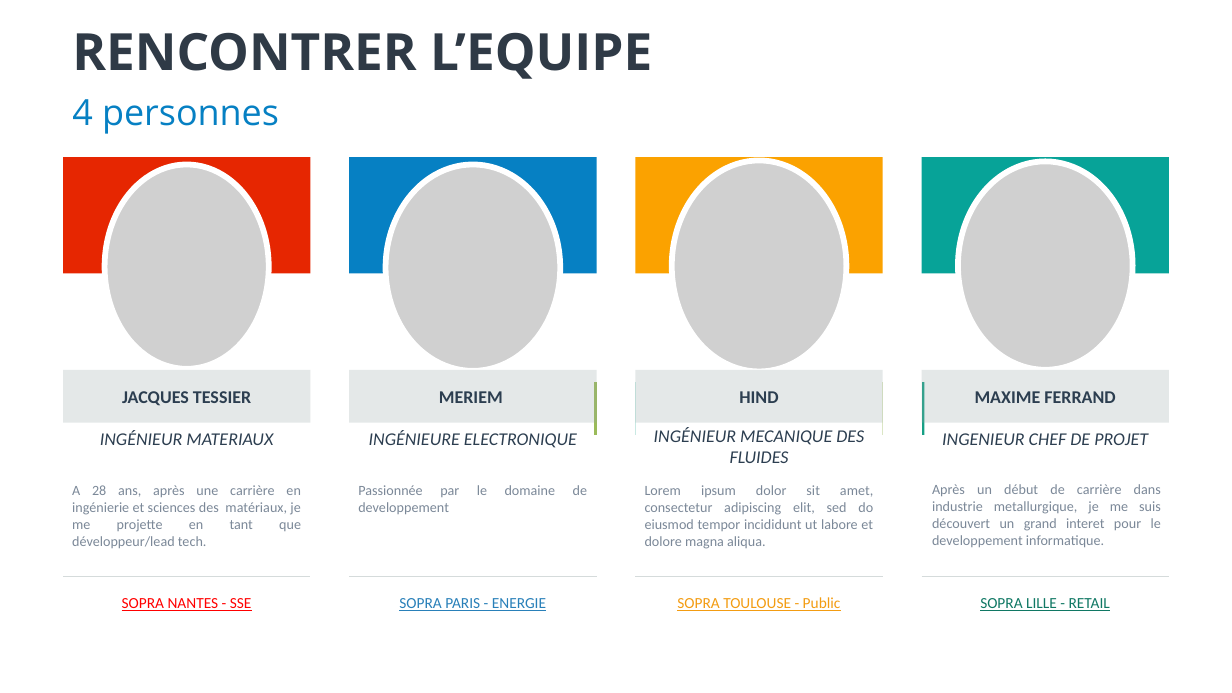
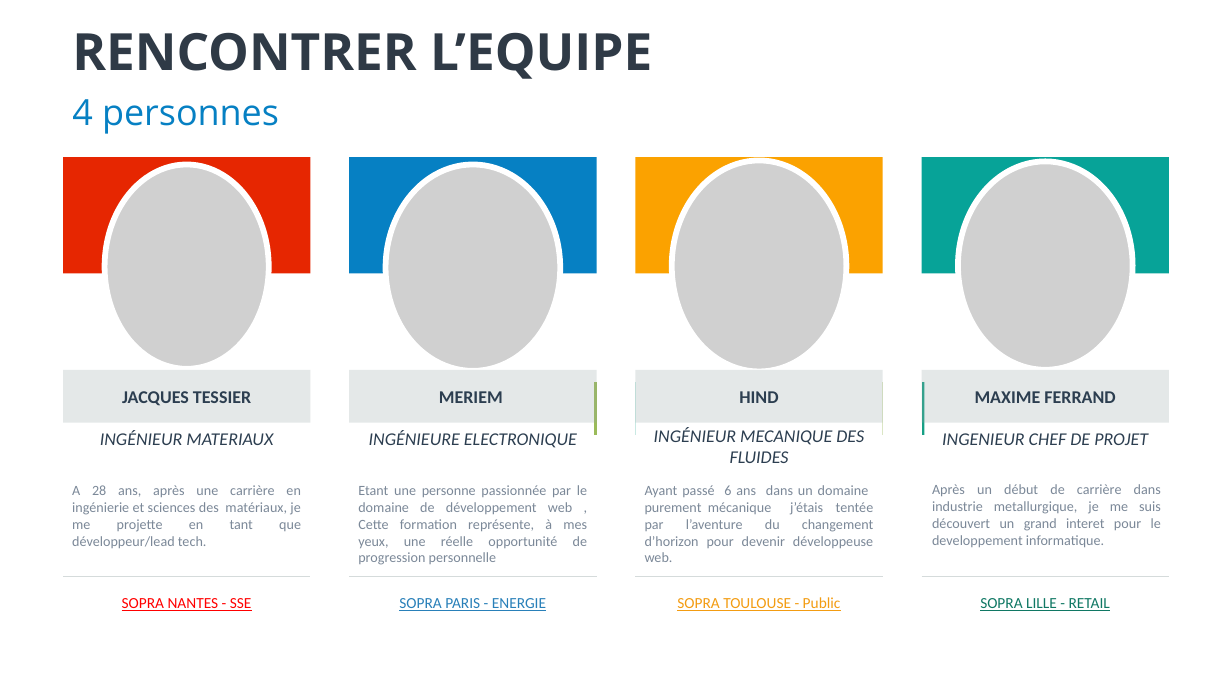
Before and after one commit to MaximeFerrand/E-Shop, a slide deck: slide 3 of PPT/Présentation1.pptx. Drawn at 1232x693 pixels with LibreOffice and Linux fonts; fonts in the diff are those of the drawing; grey boxes stand for pictures. Boxes give left, top, right and bottom in pixels: in the first picture for what was removed or moved away, otherwise in the second. Text is boxed around its words. In the diff, an @@ line names an element or a change of style, - is before the commit and + after.

```diff
--- a/PPT/Présentation1.pptx
+++ b/PPT/Présentation1.pptx
@@ text at box(358, 485, 587, 565): text changed @@
-Passionnée par le domaine de developpement
+Etant une personne passionnée par le domaine de développement web , Cette formation représente, à mes yeux, une réelle opportunité de progression personnelle
@@ text at box(645, 485, 874, 562): text changed @@
-Lorem ipsum dolor sit amet, consectetur adipiscing elit, sed do eiusmod tempor incididunt ut labore et dolore magna aliqua.
+Ayant passé 6 ans dans un domaine purement mécanique j’étais tentée par l’aventure du changement d’horizon pour devenir développeuse web.
```
Also in this commit, not shown: 1 other slide changed.
